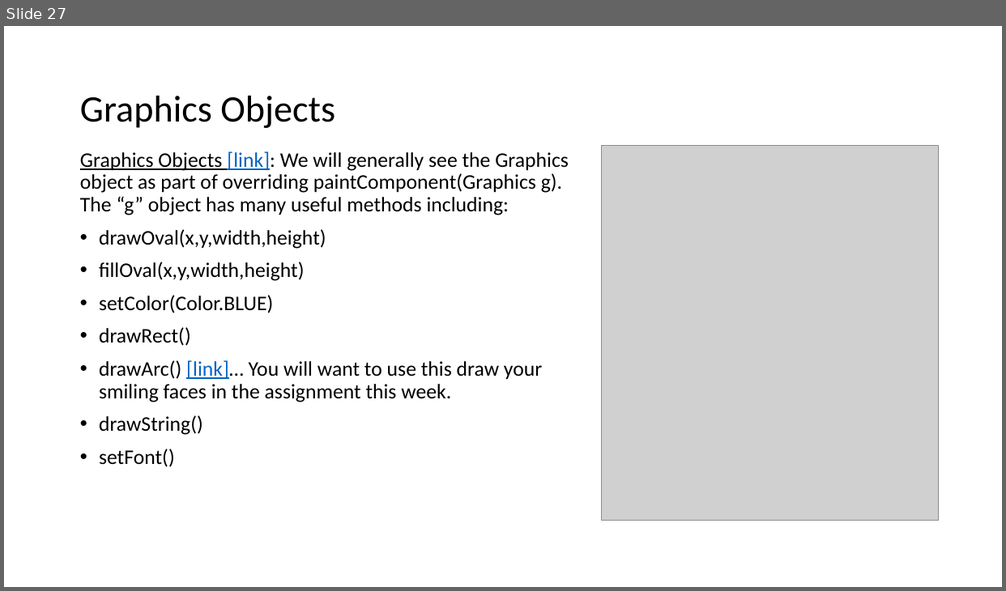
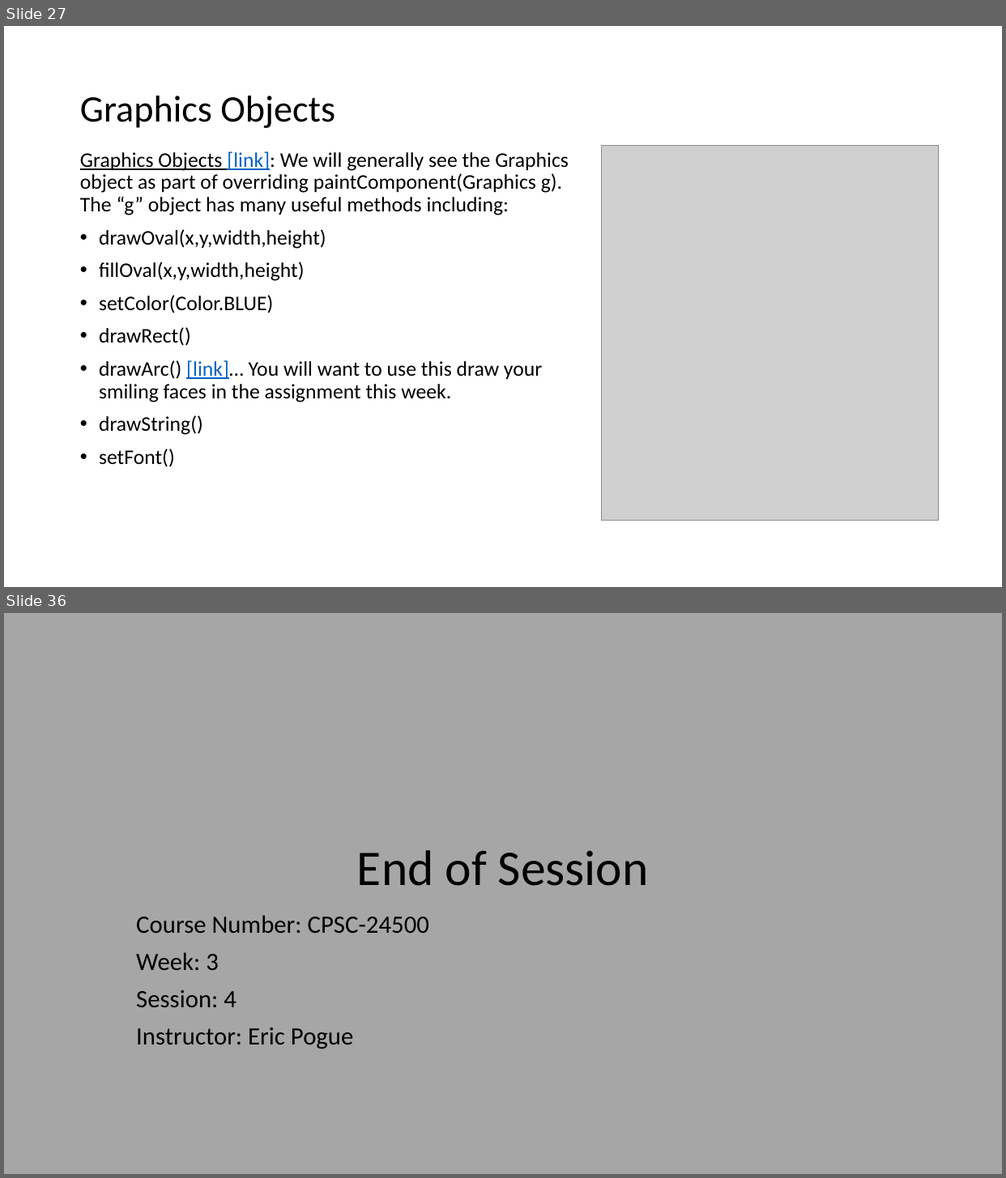
Before and after one commit to EricJPogue/www-epogue-info, a slide deck: CPSC-24500/Week03/2017SpringW03Slides.pptx. Shown one above the other, each under a label of ours: slide 27 before the commit, slides 27 and 36 after it; the slides between them are not shown. The pictures are 1006x591 and 1006x1178 pixels, drawn with LibreOffice and Linux fonts; fonts in the diff are those of the drawing; grey boxes stand for pictures. Boxes give left, top, right and bottom in pixels: in the first picture for what was removed or moved away, otherwise in the second. Text is boxed around its words. In the diff, an @@ line names an element or a change of style, - is before the commit and + after.

```diff
--- a/CPSC-24500/Week03/2017SpringW03Slides.pptx
+++ b/CPSC-24500/Week03/2017SpringW03Slides.pptx
@@ slide 36 added at (x1=4, y1=613, x2=1002, y2=1174), background #A6A6A6 @@
@@ title added at (x1=357, y1=850, x2=649, y2=886), 48 pt, text #000000 @@
+End of Session
@@ subtitle added at (x1=136, y1=915, x2=429, y2=1050), 24 pt, text #000000 @@
+Course Number: CPSC-24500
+Week: 3
+Session: 4
+Instructor: Eric Pogue
```
Also in this commit, not shown: 1 slide changed, 7 other slides added, 3 other files.
